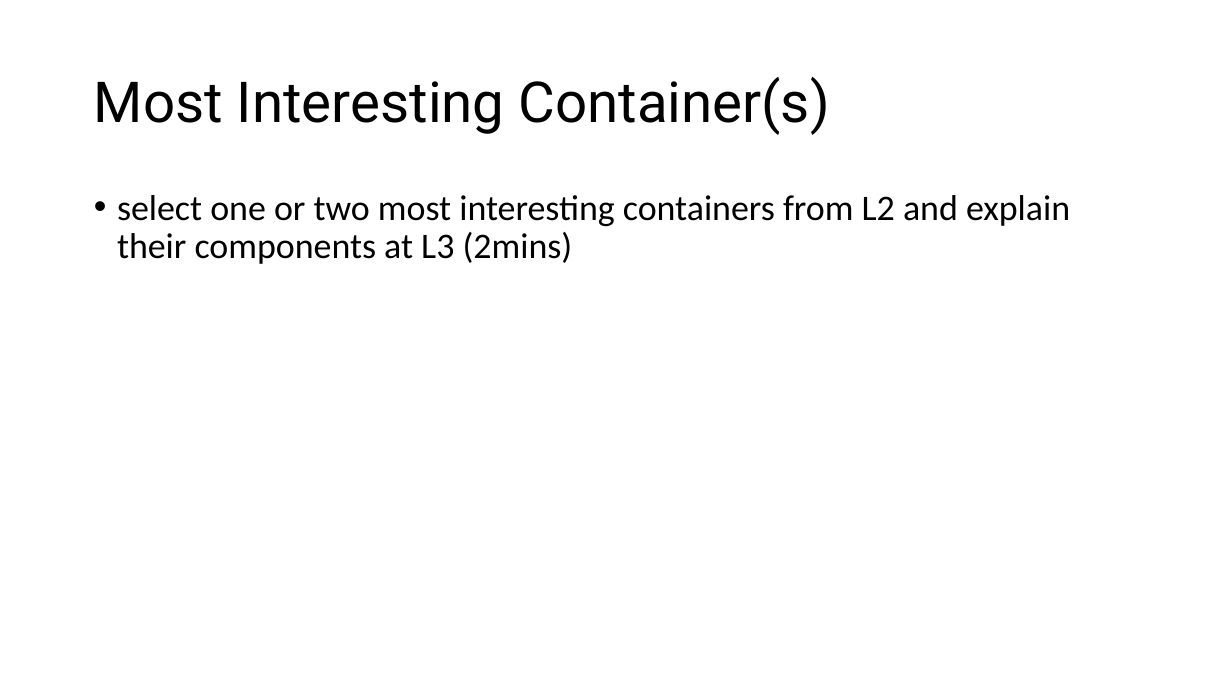
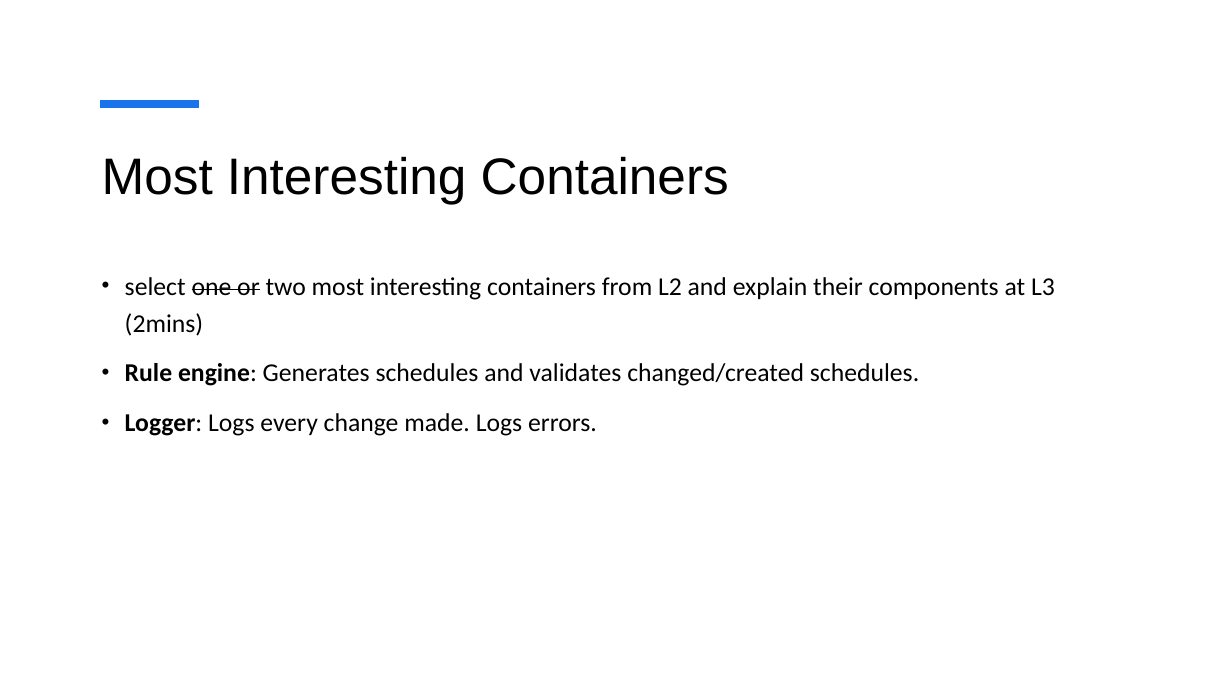
Before and after one commit to MiraZzle/NSWI130, a slide deck: slide 17 of milestone_1/sch2_milestone_1.pptx (slide 6 before the commit). Drawn at 1232x693 pixels with LibreOffice and Linux fonts; fonts in the diff are those of the drawing. Boxes give left, top, right and bottom in pixels: in the first picture for what was removed or moved away, otherwise in the second. Text is boxed around its words. In the diff, an @@ line names an element or a change of style, - is before the commit and + after.

Commit message:
feat: add final version of pp presentation

```diff
--- a/milestone_1/sch2_milestone_1.pptx
+++ b/milestone_1/sch2_milestone_1.pptx
@@ line added from (100, 104) to (199, 104), #1973EB 6 pt @@
@@ title "Most Interesting Containers" at (102,156,729,204): vertical alignment middle to top @@
@@ title at (102,156,729,204): text changed; size 44 to 40 pt; font Roboto to Arial @@
-Most Interesting Container(s)
+Most Interesting Containers
@@ text "select one or two most ...": place and size @@
-text "select one or two most ..." at (117,195,1070,264)
+text "select one or two most ..." at (125,277,1055,436)
@@ text at (125,277,1055,336): size 28 to 20 pt in "select one or two most interesting containers ..."; strikethrough on in "one or"; line spacing 0.9 to 1.2 @@
@@ text at (125,363,919,436): paragraphs added @@
+• Rule engine: Generates schedules and validates changed/created schedules.
+• Logger: Logs every change made. Logs errors.
```
Also in this commit, not shown: 2 other slides changed, 20 slides added, 6 slides removed.
